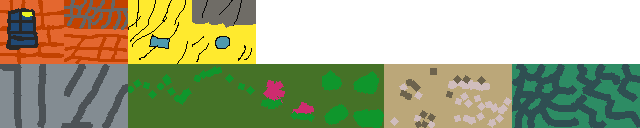
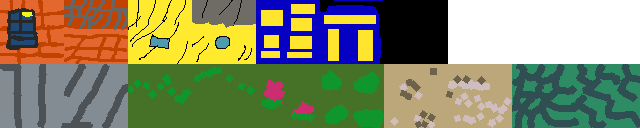
Layers edited between the first and the second 640 × 128 image:
painted on "Background" over left=256, top=0, right=448, bottom=64
